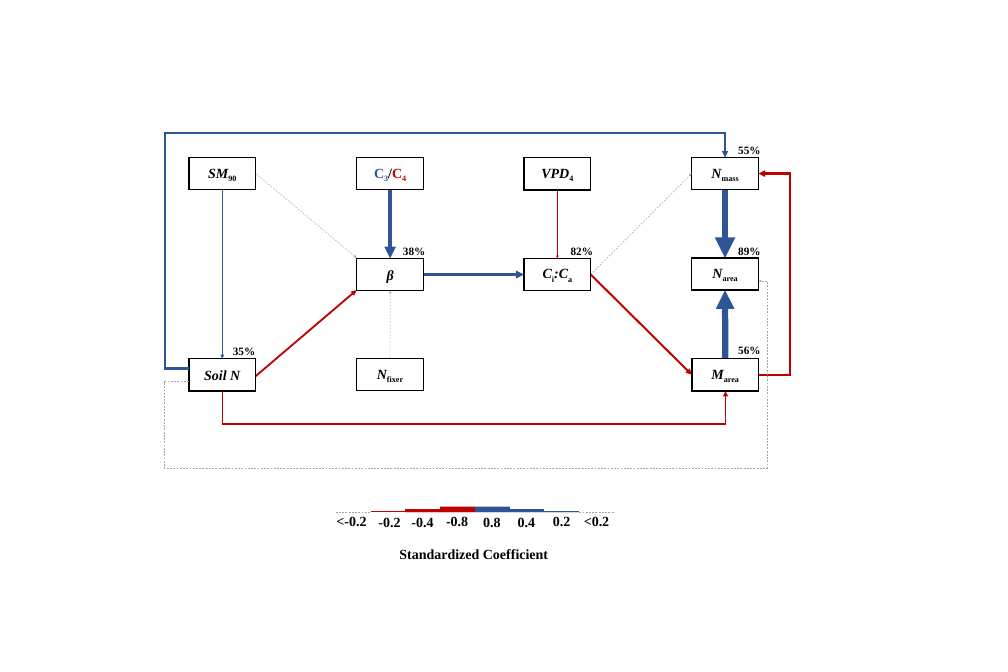
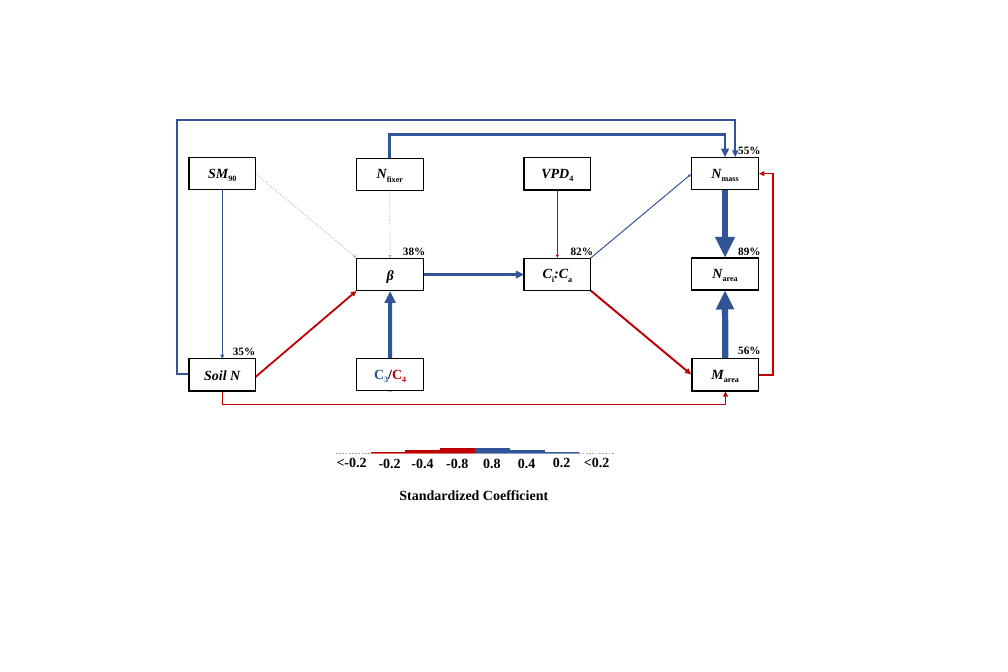
Before and after one commit to eaperkowski/TX_ecolab_leafNitrogen, a slide deck: slide 3 of working_drafts/figs/TXeco_SEM_ppt_fig.pptx. Drawn at 1008x672 pixels with LibreOffice and Linux fonts; fonts in the diff are those of the drawing. Boxes give left, top, right and bottom in pixels: in the first picture for what was removed or moved away, otherwise in the second. Text is boxed around its words. In the diff, an @@ line names an element or a change of style, - is before the commit and + after.

```diff
--- a/working_drafts/figs/TXeco_SEM_ppt_fig.pptx
+++ b/working_drafts/figs/TXeco_SEM_ppt_fig.pptx
@@ elbow arrow moved from (189, 369) - (725, 158) to (199, 374) - (735, 157) @@
@@ elbow arrow (199, 374) - (735, 157): stroke #2F5597 4.5 pt to #2F5597 4.61 pt @@
@@ elbow arrow added from (390, 158) to (725, 157), #2F5597 6.1 pt @@
@@ rectangle "Nfixer": place and size @@
-rectangle "Nfixer" at bbox=[356, 359, 423, 391]
+rectangle "Nfixer" at bbox=[356, 158, 423, 191]
@@ arrow moved from (591, 275) - (691, 174) to (580, 267) - (691, 174) @@
@@ arrow (580, 267) - (691, 174): stroke #A6A6A6 1 pt dashed to #2F5597 2.11 pt @@
@@ elbow arrow (759, 375) - (759, 174): stroke #C00000 4.79 pt to #C00000 3.77 pt; route changed @@
@@ arrow moved from (390, 359) - (390, 291) to (390, 190) - (390, 258) @@
@@ elbow arrow removed from (189, 382) to (758, 281) @@
@@ arrow moved from (390, 190) - (390, 258) to (390, 391) - (390, 291) @@
@@ arrow moved from (591, 275) - (692, 375) to (572, 275) - (691, 374) @@
@@ rectangle "C3/C4": place and size @@
-rectangle "C3/C4" at bbox=[357, 158, 424, 190]
+rectangle "C3/C4" at bbox=[357, 359, 424, 391]
@@ elbow arrow (222, 391) - (725, 391): route changed @@
@@ 9 texts, 8 lines, 3 rectangles: place and size @@
-9 texts, 8 lines, 3 rectangles at bbox=[336, 505, 614, 559]
+9 texts, 8 lines, 3 rectangles at bbox=[336, 446, 614, 500]
```
Also in this commit, not shown: 6 other files.
